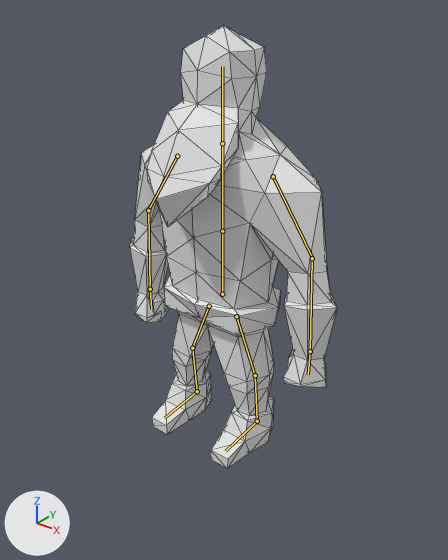
The Blender file Animations/WarriorSit.blend as it was, and as the next commit left it.
Camera for both pictures: a 50 mm camera at (7.77, -9.44, 9.68) aimed at (0.27, -0.07, 3.87). The axes (+X, +Y, +Z) are drawn at lower left. The lights are the same throughout. The bones that bend it are drawn over the model as lines. Mesh edges are drawn as thin lines.
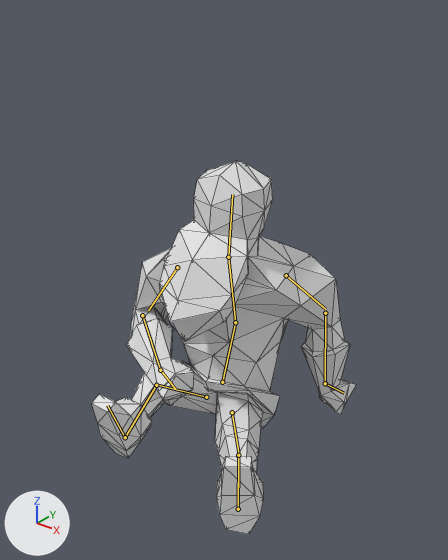
The newer file adds an action. The first version stands in its rest pose; the second is drawn at frame 50 of the action 'ArmatureAction'.

Boxes [x1, y1, x2, y2] around the edits, measured in the pictures (448 x 560 px):
```json
{"object": "Cube.008", "change": "posed", "before": [130, 26, 337, 468], "after": [91, 161, 357, 534], "on screen": "28% wider, 16% shorter"}
{"bone": "Root", "before": "(222, 294) to (222, 231)", "after": "(222, 382) to (235, 322)"}
{"bone": "Chest", "before": "(222, 231) to (222, 143)", "after": "(235, 322) to (228, 257)"}
{"bone": "Shoulder.R", "before": "(177, 156) to (148, 210)", "after": "(177, 267) to (148, 310)"}
{"bone": "Arm.R", "before": "(148, 210) to (150, 289)", "after": "(142, 315) to (160, 370)"}
{"bone": "Hand.R", "before": "(150, 289) to (151, 309)", "after": "(160, 370) to (175, 389)"}
{"bone": "Shoulder.L", "before": "(273, 176) to (312, 258)", "after": "(286, 275) to (325, 309)"}
{"bone": "Arm.L", "before": "(312, 258) to (310, 351)", "after": "(325, 313) to (325, 383)"}
{"bone": "Hand.L", "before": "(310, 351) to (308, 374)", "after": "(325, 383) to (344, 393)"}
{"bone": "Head", "before": "(222, 143) to (222, 66)", "after": "(228, 257) to (232, 194)"}
{"bone": "Leg.R", "before": "(209, 306) to (192, 347)", "after": "(206, 397) to (156, 384)"}
{"bone": "Calf.R", "before": "(192, 348) to (197, 391)", "after": "(156, 385) to (125, 437)"}
{"bone": "Foot.R", "before": "(197, 391) to (164, 418)", "after": "(125, 437) to (107, 405)"}
{"bone": "Leg.L", "before": "(236, 316) to (255, 375)", "after": "(232, 412) to (239, 455)"}
{"bone": "Calf.L", "before": "(255, 375) to (257, 421)", "after": "(238, 455) to (238, 509)"}
```

Edits to the scene script, one JSON object a line:
```json
{"block": "bone_root", "where": "bone_root = bpy.data.objects['Armature'].pose.bones['Root']"}
{"op": "set", "path": "bone_root.location", "old": "(0.0, 0.0, 0.0)", "new": "(0.0, -2.36, 0.0)"}
{"op": "set", "path": "bone_root.rotation_quaternion", "old": "(1.0, 0.0, 0.0, 0.0)", "new": "(0.987, -0.163, 0.0, 0.0)", "note": "degrees (0, 0, 0) -> degrees (-19, 0, 0)"}
{"block": "bone_chest", "where": "bone_chest = bpy.data.objects['Armature'].pose.bones['Chest']  # child of 'Root'"}
{"op": "set", "path": "bone_chest.rotation_quaternion", "old": "(1.0, 0.0, 0.0, 0.0)", "new": "(0.921, 0.254, 0.289, 0.059)", "note": "degrees (0, 0, 0) -> degrees (36, 30, 17)"}
{"block": "bone_shoulder_r", "where": "bone_shoulder_r = bpy.data.objects['Armature'].pose.bones['Shoulder.R']  # child of 'Chest'"}
{"op": "set", "path": "bone_shoulder_r.location", "old": "(0.0, 0.0, 0.0)", "new": "(-0.28, 0.02, -0.22)"}
{"op": "set", "path": "bone_shoulder_r.rotation_quaternion", "old": "(1.0, 0.0, 0.0, 0.0)", "new": "(0.946, -0.058, 0.318, 0.04)", "note": "degrees (0, 0, 0) -> degrees (-6, 37, 3)"}
{"block": "bone_arm_r", "where": "bone_arm_r = bpy.data.objects['Armature'].pose.bones['Arm.R']  # child of 'Shoulder.R'"}
{"op": "set", "path": "bone_arm_r.location", "old": "(0.0, 0.0, 0.0)", "new": "(-0.18, 0.19, -0.03)"}
{"op": "set", "path": "bone_arm_r.rotation_quaternion", "old": "(1.0, 0.0, 0.0, 0.0)", "new": "(0.714, -0.511, -0.239, -0.414)", "note": "degrees (0, 0, 0) -> degrees (-56, -50, -33)"}
{"block": "bone_hand_r", "where": "bone_hand_r = bpy.data.objects['Armature'].pose.bones['Hand.R']  # child of 'Arm.R'"}
{"op": "set", "path": "bone_hand_r.rotation_quaternion", "old": "(1.0, 0.0, 0.0, 0.0)", "new": "(0.945, 0.158, -0.236, -0.161)", "note": "degrees (0, 0, 0) -> degrees (24, -23, -24)"}
{"block": "bone_shoulder_l", "where": "bone_shoulder_l = bpy.data.objects['Armature'].pose.bones['Shoulder.L']  # child of 'Chest'"}
{"op": "set", "path": "bone_shoulder_l.location", "old": "(0.0, 0.0, 0.0)", "new": "(-0.04, 0.08, 0.05)"}
{"op": "set", "path": "bone_shoulder_l.rotation_quaternion", "old": "(1.0, 0.0, 0.0, 0.0)", "new": "(0.983, 0.079, 0.108, -0.123)", "note": "degrees (0, 0, 0) -> degrees (8, 13, -13)"}
{"block": "bone_arm_l", "where": "bone_arm_l = bpy.data.objects['Armature'].pose.bones['Arm.L']  # child of 'Shoulder.L'"}
{"op": "set", "path": "bone_arm_l.location", "old": "(0.0, 0.0, 0.0)", "new": "(0.0, 0.09, -0.05)"}
{"op": "set", "path": "bone_arm_l.rotation_quaternion", "old": "(1.0, 0.0, 0.0, 0.0)", "new": "(0.966, -0.253, -0.012, -0.046)", "note": "degrees (0, 0, 0) -> degrees (-29, -3, -5)"}
{"block": "bone_hand_l", "where": "bone_hand_l = bpy.data.objects['Armature'].pose.bones['Hand.L']  # child of 'Arm.L'"}
{"op": "set", "path": "bone_hand_l.rotation_quaternion", "old": "(1.0, 0.0, 0.0, 0.0)", "new": "(0.862, 0.0, 0.002, -0.507)", "note": "degrees (0, 0, 0) -> degrees (0, 0, -61)"}
{"block": "bone_head", "where": "bone_head = bpy.data.objects['Armature'].pose.bones['Head']  # child of 'Chest'"}
{"op": "set", "path": "bone_head.rotation_quaternion", "old": "(1.0, 0.0, 0.0, 0.0)", "new": "(0.956, -0.065, -0.279, -0.054)", "note": "degrees (0, 0, 0) -> degrees (-6, -33, -5)"}
{"block": "bone_leg_r", "where": "bone_leg_r = bpy.data.objects['Armature'].pose.bones['Leg.R']  # child of 'Root'"}
{"op": "set", "path": "bone_leg_r.location", "old": "(0.0, 0.0, 0.0)", "new": "(-0.05, 0.11, -0.03)"}
{"op": "set", "path": "bone_leg_r.rotation_quaternion", "old": "(1.0, 0.0, 0.0, 0.0)", "new": "(0.639, 0.671, 0.253, -0.279)", "note": "degrees (0, 0, 0) -> degrees (92, 44, -1)"}
{"block": "bone_calf_r", "where": "bone_calf_r = bpy.data.objects['Armature'].pose.bones['Calf.R']  # child of 'Leg.R'"}
{"op": "set", "path": "bone_calf_r.rotation_quaternion", "old": "(1.0, 0.0, 0.0, 0.0)", "new": "(0.866, 0.491, 0.05, -0.082)", "note": "degrees (0, 0, 0) -> degrees (59, 10, -5)"}
{"block": "bone_foot_r", "where": "bone_foot_r = bpy.data.objects['Armature'].pose.bones['Foot.R']  # child of 'Calf.R'"}
{"op": "set", "path": "bone_foot_r.rotation_quaternion", "old": "(1.0, 0.0, 0.0, 0.0)", "new": "(0.992, 0.126, 0.0, 0.0)", "note": "degrees (0, 0, 0) -> degrees (15, 0, 0)"}
{"block": "bone_leg_l", "where": "bone_leg_l = bpy.data.objects['Armature'].pose.bones['Leg.L']  # child of 'Root'"}
{"op": "set", "path": "bone_leg_l.location", "old": "(0.0, 0.0, 0.0)", "new": "(0.08, 0.18, 0.06)"}
{"op": "set", "path": "bone_leg_l.rotation_quaternion", "old": "(1.0, 0.0, 0.0, 0.0)", "new": "(0.81, -0.072, -0.304, 0.496)", "note": "degrees (0, 0, 0) -> degrees (-27, -25, 69)"}
{"block": "bone_calf_l", "where": "bone_calf_l = bpy.data.objects['Armature'].pose.bones['Calf.L']  # child of 'Leg.L'"}
{"op": "set", "path": "bone_calf_l.rotation_quaternion", "old": "(1.0, 0.0, 0.0, 0.0)", "new": "(0.991, -0.002, -0.029, -0.13)", "note": "degrees (0, 0, 0) -> degrees (0, -3, -15)"}
```
